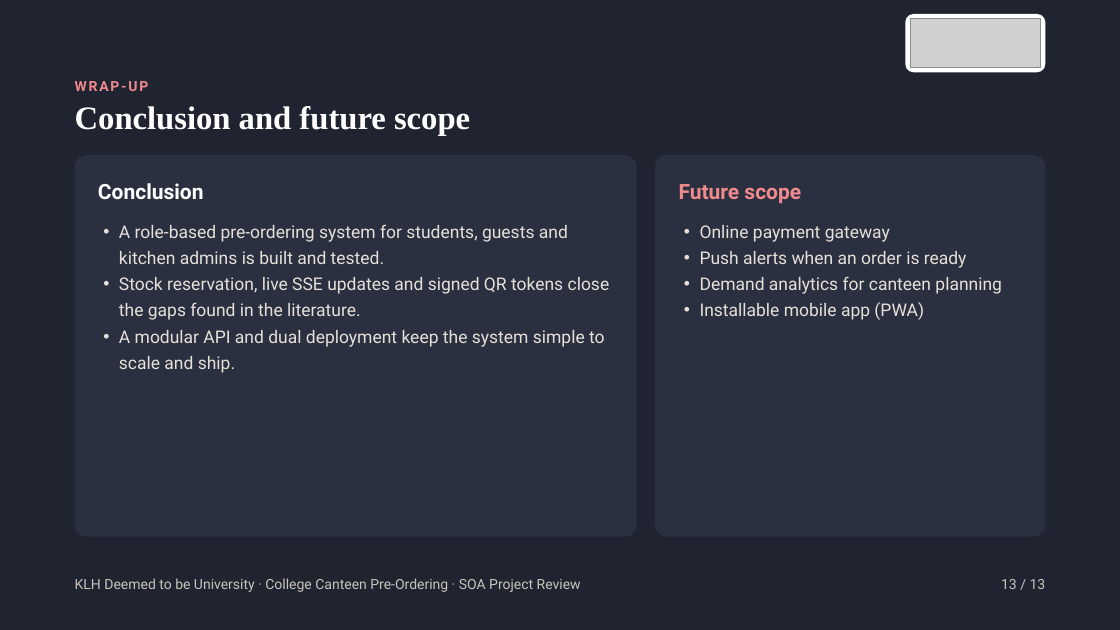
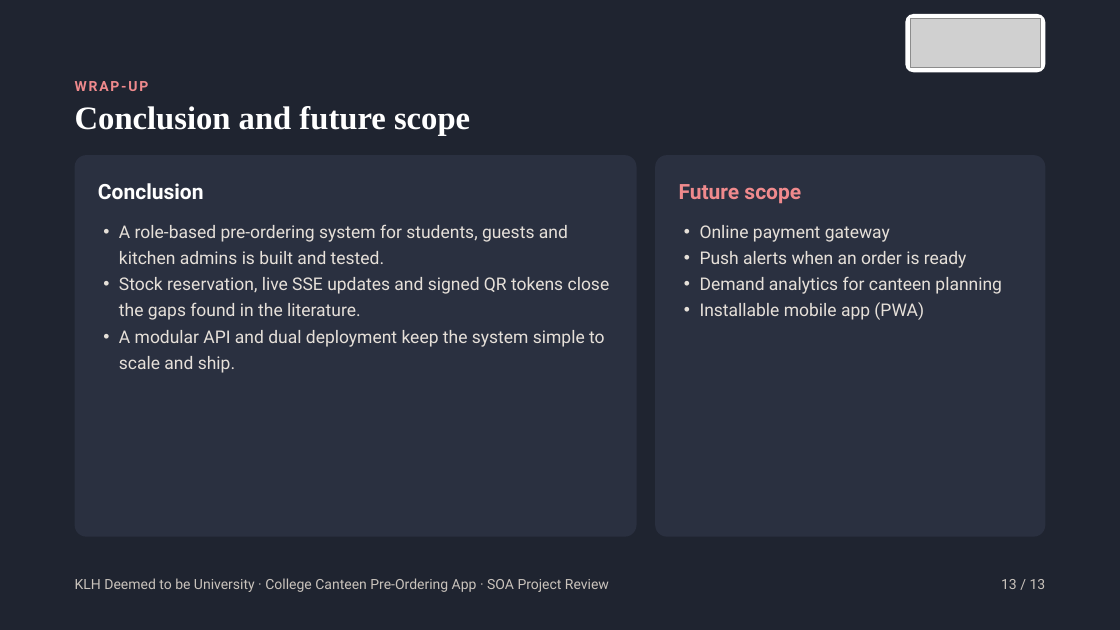
Before and after one commit to psoma10/SOAP-Project, a slide deck: slide 13 of College Canteen Pre-Ordering Review.pptx. Drawn at 1120x630 pixels with LibreOffice and Linux fonts; fonts in the diff are those of the drawing; grey boxes stand for pictures. Boxes give left, top, right and bottom in pixels: in the first picture for what was removed or moved away, otherwise in the second. Text is boxed around its words. In the diff, an @@ line names an element or a change of style, - is before the commit and + after.

```diff
--- a/College Canteen Pre-Ordering Review.pptx
+++ b/College Canteen Pre-Ordering Review.pptx
@@ text at <box>75,578,609,592</box>: text changed @@
-KLH Deemed to be University · College Canteen Pre-Ordering · SOA Project Review
+KLH Deemed to be University · College Canteen Pre-Ordering App · SOA Project Review
```
Also in this commit, not shown: 11 other slides changed.
